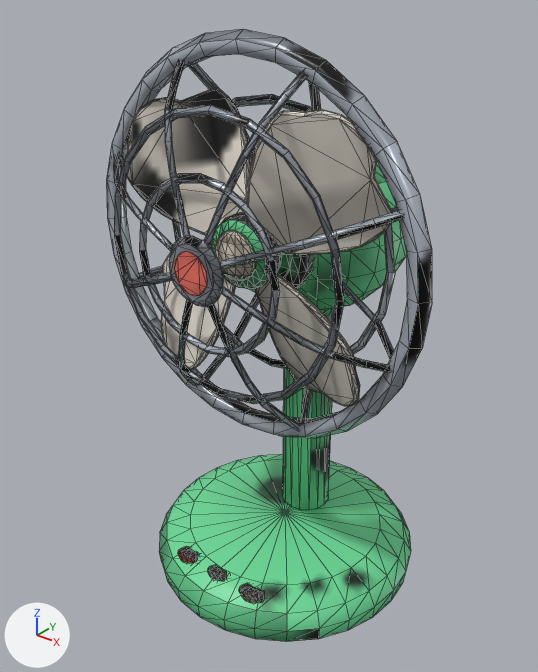
Two versions of the glTF model client/public/models/desk_fan.glb, one commit apart.
The view is the same before and after, from a 50 mm camera at (0.227, -0.3, 0.335) aimed at (-0.008, -0.006, 0.153). The axes (+X, +Y, +Z) are drawn at lower left. The lights are the same throughout. The first picture is the older version. Mesh edges are drawn as thin lines. Where no turn or scale is listed for an object, it has been applied to the vertices. Vertices at exactly the same position are counted once.

The first picture shows 'Blades', 'desk_fan'.
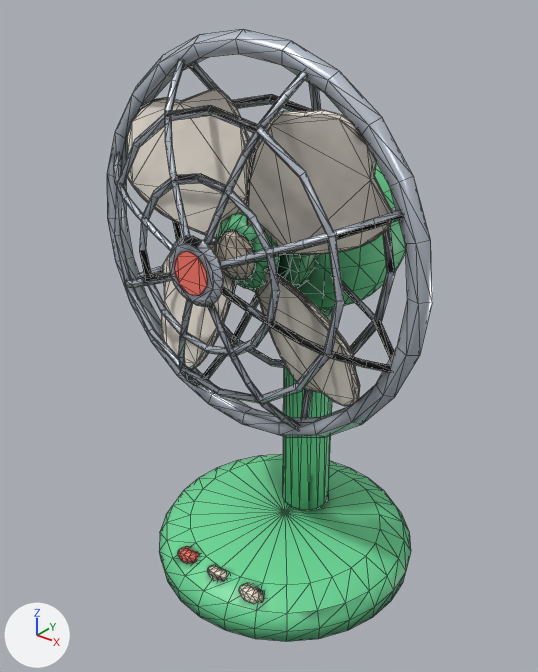
Boxes [x1, y1, x2, y2] around the edits, measured in the pictures (538 x 672 px; the box of a moved part takes in the faces that stretch with it):
'desk_fan', reshaped: before [106, 29, 432, 642]; after [107, 29, 432, 642]
'Blades', reshaped: before [127, 87, 392, 406]; after [126, 87, 392, 406]
part 1 of me_desk_fan, moved or reshaped: before [106, 29, 432, 438]; after [107, 29, 432, 437]
part 2 of me_desk_fan, surface changed: [114, 60, 411, 641] in both
part 3 of me_blades, moved or reshaped: before [212, 213, 282, 289]; after [214, 213, 279, 289]
part 4 of me_blades, surface changed: [127, 87, 392, 406] in both

The change in detail:
me_desk_fan is used by ob_desk_fan; location (0.0, 0.0, 0.0).
me_desk_fan had 1510 vertices, 2836 faces and spanned x -0.101..0.101, y -0.08..0.085, z 0.0..0.313.
me_desk_fan now has 1406 vertices, 2628 faces and spans x -0.101..0.101, y -0.08..0.084, z 0.0..0.313.
me_desk_fan part 1: 492 vertices removed from x -0.099..0.099, y -0.066..0.085, z 0.113..0.311; 388 vertices added at x -0.098..0.098, y -0.066..0.084, z 0.114..0.31.
me_desk_fan part 2: 1594 kept faces spanning x -0.09..0.09, y -0.08..0.08, z 0.004..0.302 get new texture (UV) coordinates.
me_blades is used by ob_blades; location (0.0, -0.034, 0.212).
me_blades had 638 vertices, 1252 faces and spanned x -0.0736..0.0736, y -0.0153..0.0148, z -0.0736..0.0736.
me_blades now has 558 vertices, 1092 faces and spans x -0.0736..0.0736, y -0.0155..0.0148, z -0.0736..0.0736.
me_blades part 3: 10 vertices moved from x -0.0172..0.0172, y 0.0062..0.008, z -0.0172..0.0172 to x -0.0176..0.0176, y 0.002..0.008, z -0.0176..0.0176; 178 vertices removed from x -0.0181..0.0181, y -0.0153..0.008, z -0.0181..0.0181; 98 vertices added at x -0.0176..0.0176, y -0.0155..0.008, z -0.0176..0.0176.
me_blades part 4: 846 kept faces spanning x -0.0736..0.0736, y -0.0131..0.0148, z -0.0736..0.0736 get new texture (UV) coordinates.
